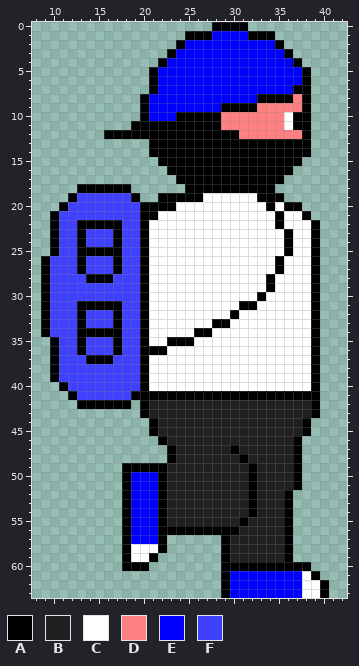
One commit to this pixel-art sprite: Zombie-Game.gmx/sprites/images/spr_player_walking_1.png. The first picture shows the starting point.
The file is 64x64 pixels. Shown: x 8..42, y 0..63.
Palette (. is transparent): A #000000  B #202020  C #ffffff  D #ff8080  E #0000ff  F #4040ff
Pixels before, first column x 9:
 0 ...................AAAA.........
 1 ................AAAEEEEAAA......
 2 ...............AEEEEEEEEEEA.....
 3 ..............AEEEEEEEEEEEEA....
 4 .............AEEEEEEEEEEEEEEA...
 5 ............AEEEEEEEEEEEEEEEEA..
 6 ............AEEEEEEEEEEEEEEEEA..
 7 ............AEEEEEEEEEEEEEEEAA..
 8 ...........AEEEEEEEEEEEEAAAADA..
 9 ...........AEEEEEEEEAAAADDDDDA..
10 ...........AEEEAAAAADDDDDDDCAA..
11 ..........AAAAAAAAAADDDDDDDCAA..
12 .......AAAAAAAAAAAAAAADDDDDDDA..
13 ............AAAAAAAAAAAAAAAAAA..
14 ............AAAAAAAAAAAAAAAAAA..
15 .............AAAAAAAAAAAAAAAA...
16 ..............AAAAAAAAAAAAAA....
17 ...............AAAAAAAAAAAA.....
18 ....AAAAAA......AAAAAAAAAA......
19 ...AFFFFFFA..AAAAACCCCCCAAA.....
20 ..AFFFFFFFFAAAACCCCCCCCCCACAA...
21 .AFFFFFFFFFAACCCCCCCCCCCCCACCA..
22 .AFFAAAAAFFACCCCCCCCCCCCCCACCCA.
23 .AFFAFFFAFFACCCCCCCCCCCCCCCACCA.
24 .AFFAFFFAFFACCCCCCCCCCCCCCCACCA.
25 .AFFAAAAAFFACCCCCCCCCCCCCCCACCA.
26 AFFFAFFFAFFACCCCCCCCCCCCCCACCCA.
27 AFFFAFFFAFFACCCCCCCCCCCCCCACCCA.
28 AFFFFAAAFFFACCCCCCCCCCCCCACCCCA.
29 AFFFFFFFFFFACCCCCCCCCCCCCACCCCA.
30 AFFFFFFFFFFACCCCCCCCCCCCACCCCCA.
31 AFFFAAAAAFFACCCCCCCCCCAACCCCCCA.
32 AFFFAFFFAFFACCCCCCCCCACCCCCCCCA.
33 AFFFAFFFAFFACCCCCCCAACCCCCCCCCA.
34 AFFFAAAAAFFACCCCCAACCCCCCCCCCCA.
35 .AFFAFFFAFFACCAAACCCCCCCCCCCCCA.
36 .AFFAFFFAFFAAACCCCCCCCCCCCCCCCA.
37 .AFFFAAAFFFACCCCCCCCCCCCCCCCCCA.
38 .AFFFFFFFFFACCCCCCCCCCCCCCCCCCA.
39 .AFFFFFFFFFACCCCCCCCCCCCCCCCCCA.
40 ..AFFFFFFFFACCCCCCCCCCCCCCCCCCA.
41 ...AFFFFFFAAAAAAAAAAAAAAAAAAAAA.
42 ....AAAAAA.ABBBBBBBBBBBBBBBBBBA.
43 ...........ABBBBBBBBBBBBBBBBBBA.
44 ............ABBBBBBBBBBBBBBBBA..
45 ............ABBBBBBBBBBBBBBBBA..
46 .............ABBBBBBBBBBBBBBA...
47 ..............ABBBBBBABBBBBBA...
48 ..............ABBBBBBBABBBBBA...
49 .........AAAAABBBBBBBBBABBBBA...
50 .........AEEEABBBBBBBBBABBBBA...
51 .........AEEEABBBBBBBBBABBBBA...
52 .........AEEEABBBBBBBBBABBBA....
53 .........AEEEABBBBBBBBBABBBA....
54 .........AEEEABBBBBBBBBABBBA....
55 .........AEEEABBBBBBBBABBBBA....
56 .........AEEEAAAAAAAAABBBBBA....
57 .........AEEEA......ABBBBBBA....
58 .........ACCCA......ABBBBBBA....
59 .........ACCA.......ABBBBBBA....
60 .........AAA........AAAAAAAAAA..
61 ....................AEEEEEEEECA.
62 ....................AEEEEEEEECCA
63 ....................AEEEEEEEECCA
New version:
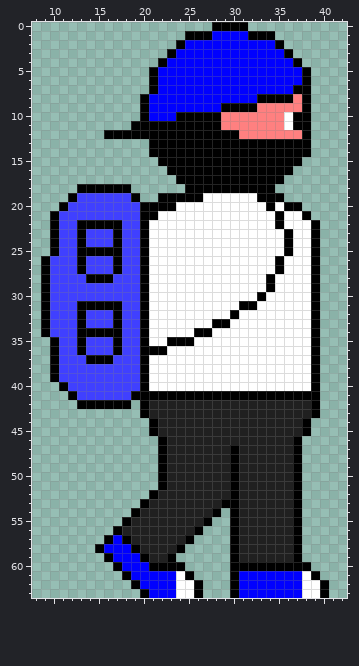
Message: Completed Player Movement Animation
The edit:
{"y":47,"x":22,"old":".A","new":"AB"}
{"y":48,"x":22,"old":".A","new":"AB"}
{"y":48,"x":30,"old":"BA","new":"AB"}
{"y":49,"x":18,"old":"AAAA","new":"...."}
{"y":49,"x":30,"old":"B","new":"A"}
{"y":49,"x":32,"old":"A","new":"B"}
{"y":50,"x":18,"old":"AEEE","new":"...."}
{"y":50,"x":30,"old":"B","new":"A"}
{"y":50,"x":32,"old":"A","new":"B"}
{"y":51,"x":18,"old":"AEEE","new":"...."}
{"y":51,"x":30,"old":"B","new":"A"}
{"y":51,"x":32,"old":"A","new":"B"}
{"y":52,"x":18,"old":"AEEEA","new":"...AB"}
{"y":52,"x":30,"old":"B","new":"A"}
{"y":52,"x":32,"old":"A","new":"B"}
{"y":52,"x":36,"old":"A.","new":"BA"}
{"y":53,"x":18,"old":"AEEEA","new":"..ABB"}
{"y":53,"x":29,"old":"BB","new":"AA"}
{"y":53,"x":32,"old":"A","new":"B"}
{"y":53,"x":36,"old":"A.","new":"BA"}
{"y":54,"x":18,"old":"AEEEA","new":".ABBB"}
{"y":54,"x":28,"old":"BBB","new":"A.A"}
{"y":54,"x":32,"old":"A","new":"B"}
{"y":54,"x":36,"old":"A.","new":"BA"}
{"y":55,"x":19,"old":"EEEA","new":"BBBB"}
{"y":55,"x":27,"old":"BBBBA","new":"A..AB"}
{"y":55,"x":36,"old":"A.","new":"BA"}
{"y":56,"x":17,"old":".AEEEAAAA","new":"ABBBBBBBB"}
{"y":56,"x":27,"old":"AAA","new":"..."}
{"y":56,"x":36,"old":"A.","new":"BA"}
{"y":57,"x":16,"old":"..","new":"AE"}
{"y":57,"x":19,"old":"EEEA...","new":"BBBBBBA"}
{"y":57,"x":29,"old":"AB","new":".A"}
{"y":57,"x":36,"old":"A.","new":"BA"}
{"y":58,"x":15,"old":"...ACCCA..","new":"AEEEABBBBA"}
{"y":58,"x":29,"old":"AB","new":".A"}
{"y":58,"x":36,"old":"A.","new":"BA"}
{"y":59,"x":16,"old":"..ACCA..","new":"AEEEABBA"}
{"y":59,"x":29,"old":"AB","new":".A"}
{"y":59,"x":36,"old":"A.","new":"BA"}
{"y":60,"x":17,"old":".AAA....","new":"AEEEAAAA"}
{"y":60,"x":29,"old":"A","new":"."}
{"y":61,"x":18,"old":"........","new":"AEEEEECA"}
{"y":61,"x":29,"old":"AE","new":".A"}
{"y":62,"x":19,"old":"........","new":"AEEEECCA"}
{"y":62,"x":29,"old":"AE","new":".A"}
{"y":63,"x":20,"old":".......","new":"AEEECCA"}
{"y":63,"x":29,"old":"AE","new":".A"}
{"label":"changed","picture_box":[95,445,302,598]}
